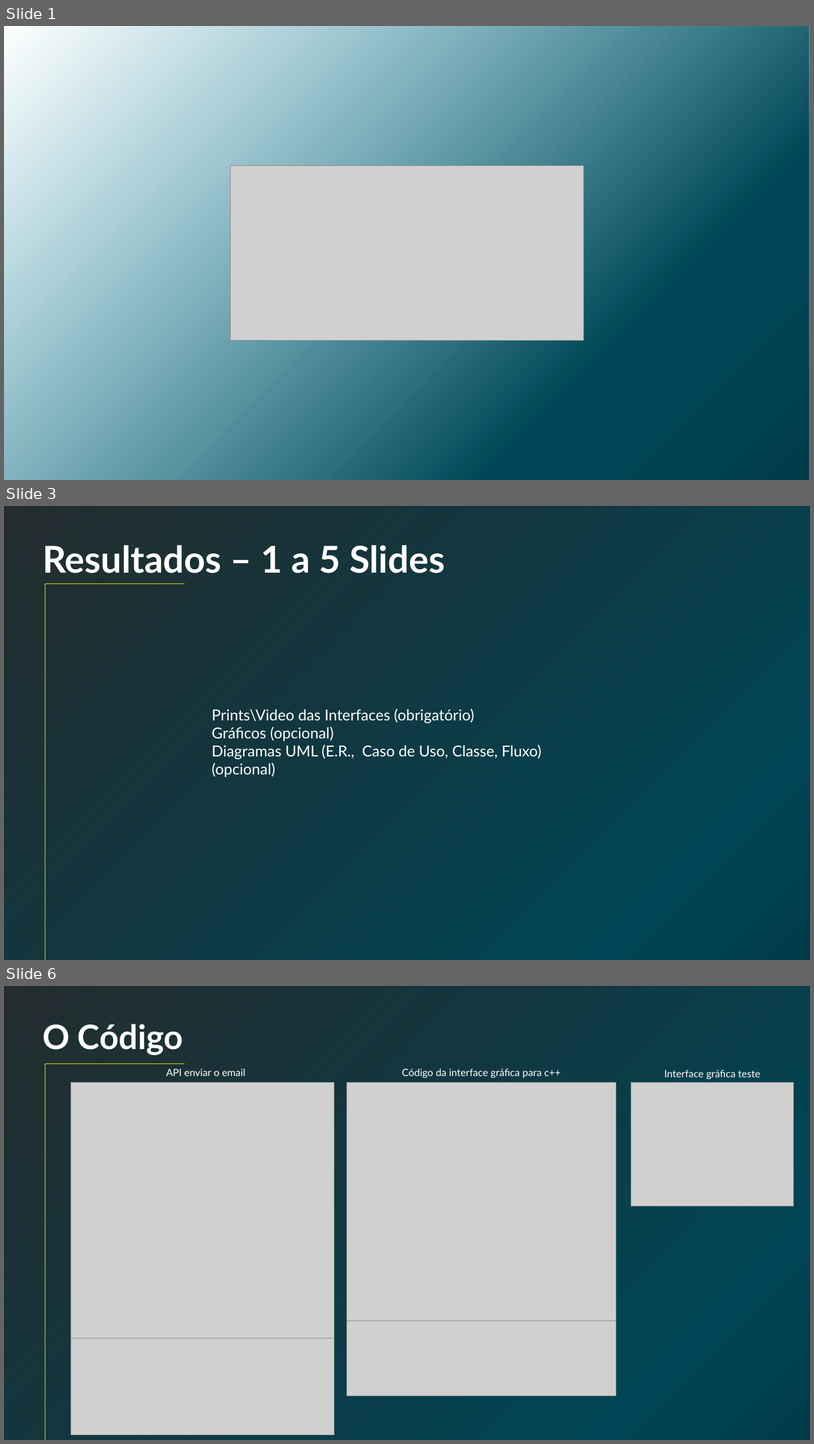
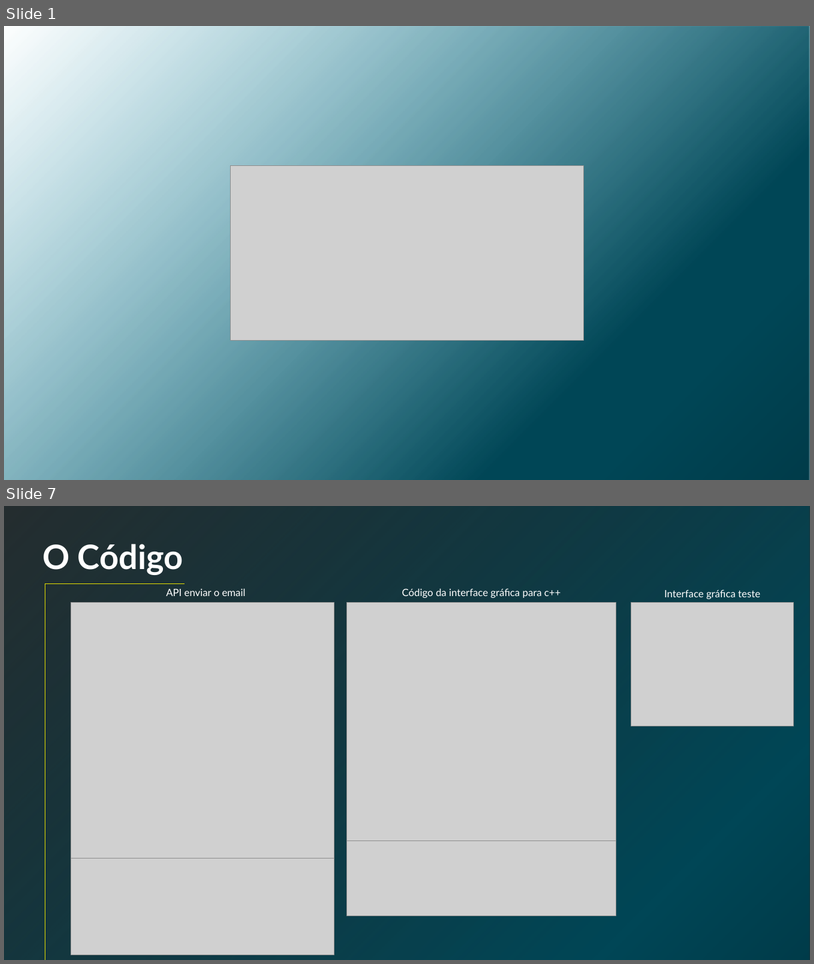
Before and after one commit to GianLucena/batimento-cardiaco, a slide deck: academy coding/Apresentação Final .pptx. Shown one above the other, each under a label of ours: slides 1, 3 and 6 before the commit, slides 1 and 7 after it; the slides between them are not shown. The pictures are 814x1444 and 814x964 pixels, drawn with LibreOffice and Linux fonts; fonts in the diff are those of the drawing; grey boxes stand for pictures; background and template pictures are left out; a plain dark background stands for a picture behind light text. Boxes give left, top, right and bottom in pixels: in the first picture for what was removed or moved away, otherwise in the second. Text is boxed around its words. In the diff, an @@ line names an element or a change of style, - is before the commit and + after.

```diff
--- a/academy coding/Apresentação Final .pptx
+++ b/academy coding/Apresentação Final .pptx
@@ slide 3 removed at (x1=4, y1=506, x2=810, y2=960), background picture (left out) @@
@@ rectangle removed at (x1=4, y1=506, x2=810, y2=960) @@
@@ text removed at (x1=42, y1=545, x2=445, y2=573) @@
-Resultados – 1 a 5 Slides
@@ line removed from (45, 584) to (45, 960) @@
@@ line removed from (184, 584) to (45, 584) @@
@@ text removed at (x1=212, y1=708, x2=542, y2=777) @@
-Prints\Video das Interfaces (obrigatório)
-Gráficos (opcional)
-Diagramas UML (E.R., Caso de Uso, Classe, Fluxo) (opcional)
@@ what was slide 6 is now slide 7 @@
```
Also in this commit, not shown: 1 slide changed, 4 slides added, 2 other slides removed, 40 other files.
